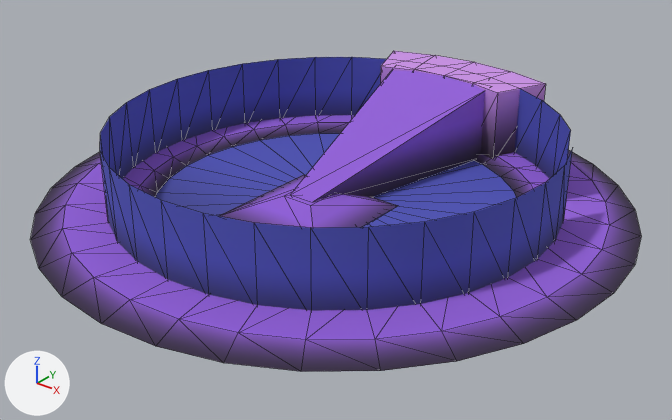
Before and after pictures for a commit that changed the glTF model assets/chunks/ChunkStart.glb.
Before and after are seen from a camera (50 mm lens) standing at (71.2, -89.0, 53.5) and looking at (1.7, -2.1, -0.4). Lighting does not change. The marker at lower left points along +X, +Y and +Z. The first picture is the older version. Mesh edges are drawn as thin lines. Objects named as collision shapes, trigger or cutter boxes, shadow casters or lower levels of detail are left out. Where no turn or scale is listed for an object, it has been applied to the vertices. Vertices at exactly the same position are counted once.

Objects in the first picture: 'ChunkStart'.
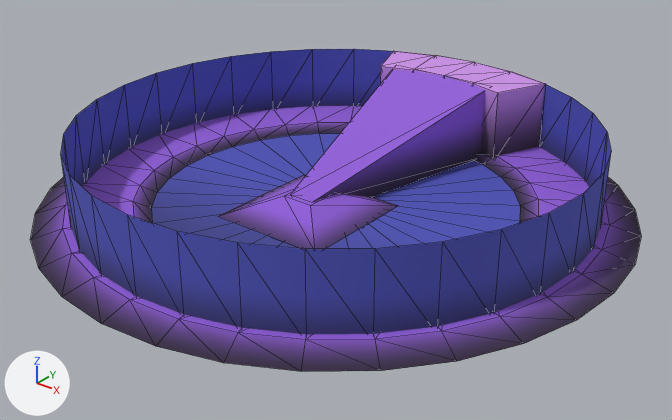
Changed parts and their boxes [x1, y1, x2, y2] in the pictures (672 x 420 px; the box of a moved part takes in the faces that stretch with it):
'ChunkStart', reshaped: before [31, 51, 641, 372]; after [31, 49, 641, 372]
part 1 of me_cylinder_001, moved or reshaped: before [100, 57, 573, 311]; after [61, 49, 611, 335]

The change, as a diff of the scene's bpy script:
```diff
--- a/assets/chunks/ChunkStart.glb.py
+++ b/assets/chunks/ChunkStart.glb.py
@@ me_cylinder_001 @@
 # used by ob_chunkstart; location = (0.0, 0.0, 0.0)
-me_cylinder_001.from_pydata(...)  # 233 vertices, 348 faces; spans x -39.5..39.5, y -39.5..39.5, z -0.5..10.8
+me_cylinder_001.from_pydata(...)  # 233 vertices, 350 faces; spans x -39.5..39.5, y -39.5..39.5, z -0.5..10.8
+# me_cylinder_001 part 1: the loose piece of 64 vertices spanning x -30.0..30.0, y -30.0..30.0, z 0.0..10.8 is scaled about its middle by (1.15, 1.15, 1)
 me_cylinder_001.materials.append(mat_mainmaterial)
```
